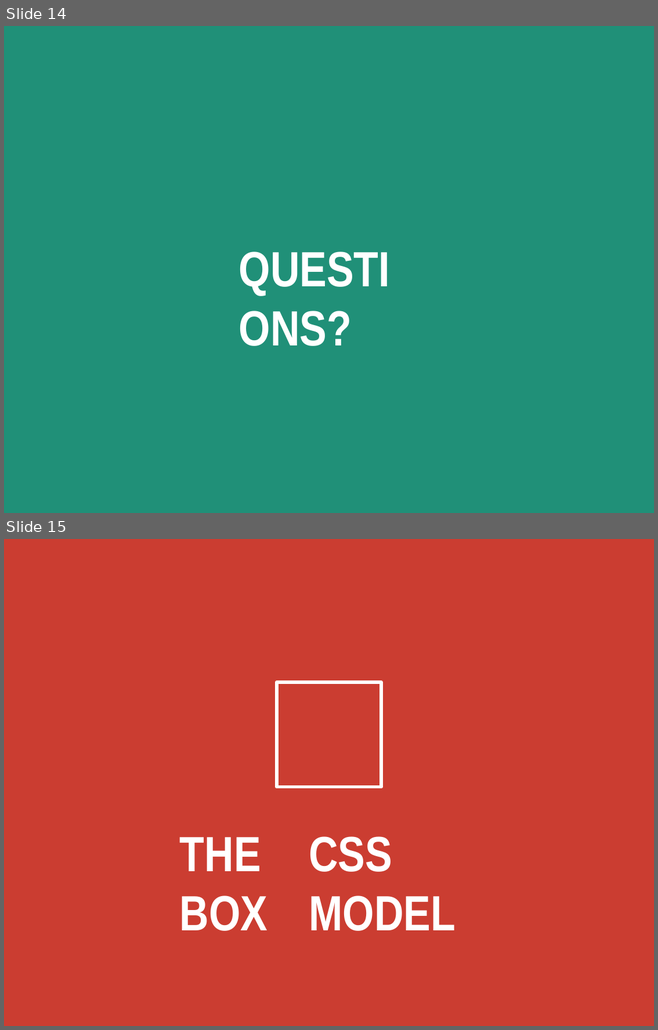
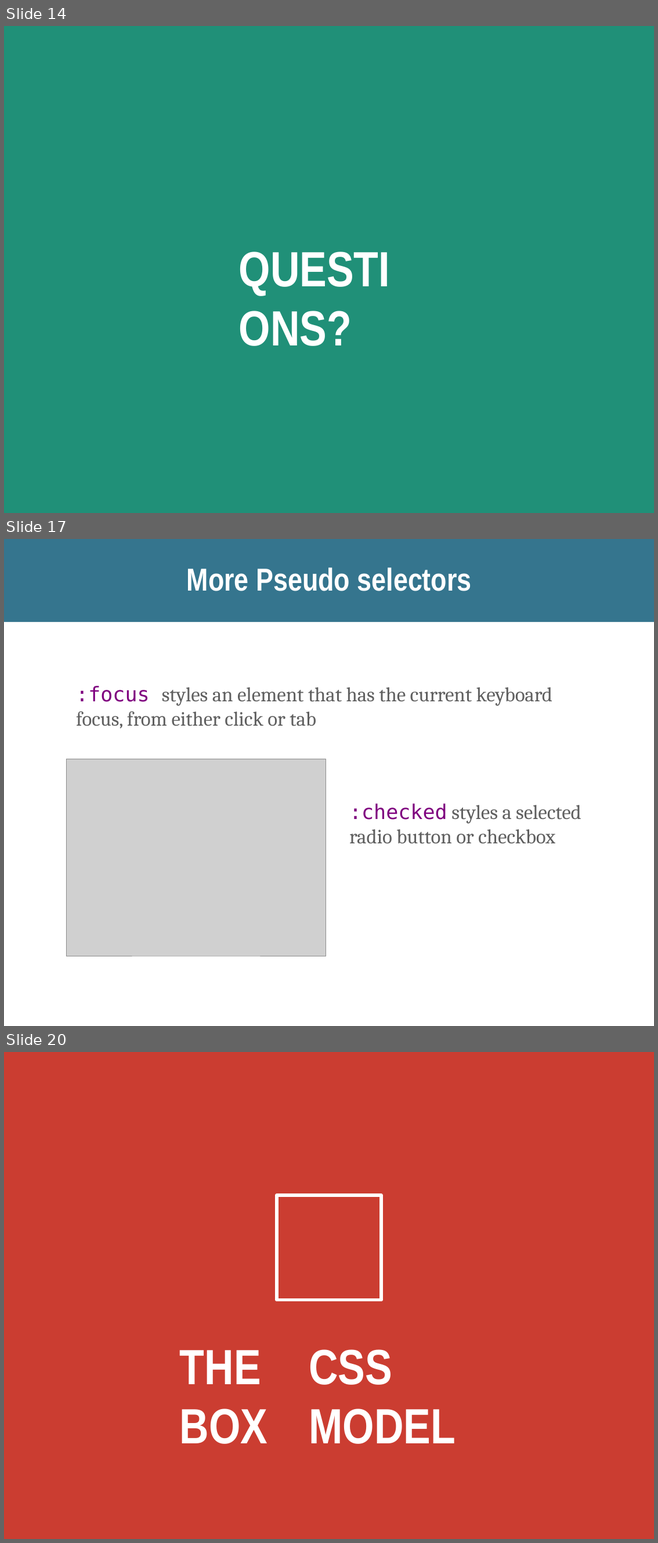
Before and after one commit to kweeket/kweeket.github.io, a slide deck: slides/week-3.pptx. Shown one above the other, each under a label of ours: slides 14 and 15 before the commit, slides 14, 17 and 20 after it; the slides between them are not shown. The pictures are 658x1030 and 658x1543 pixels, drawn with LibreOffice and Linux fonts; fonts in the diff are those of the drawing; grey boxes stand for pictures. Boxes give left, top, right and bottom in pixels: in the first picture for what was removed or moved away, otherwise in the second. Text is boxed around its words. In the diff, an @@ line names an element or a change of style, - is before the commit and + after.

```diff
--- a/slides/week-3.pptx
+++ b/slides/week-3.pptx
@@ slide 17 added at box(4, 539, 654, 1026), background #FFFFFF @@
@@ freeform shape added at box(4, 539, 654, 622), fill #35758E @@
@@ title added at box(187, 567, 471, 591), 50 pt, text #FFFFFF, bold @@
+More Pseudo selectors
@@ text added at box(76, 686, 552, 729), 32 pt, text #5F5F5F @@
+:focus styles an element that has the current keyboard focus, from either click or tab
@@ picture added at box(66, 759, 325, 956) @@
@@ text added at box(349, 803, 581, 844), 32 pt, text #5F5F5F @@
+:checked styles a selected radio button or checkbox
@@ what was slide 15 is now slide 20 @@
```
Also in this commit, not shown: 1 slide changed, 5 other slides added, 7 slides removed, 2 other files.
